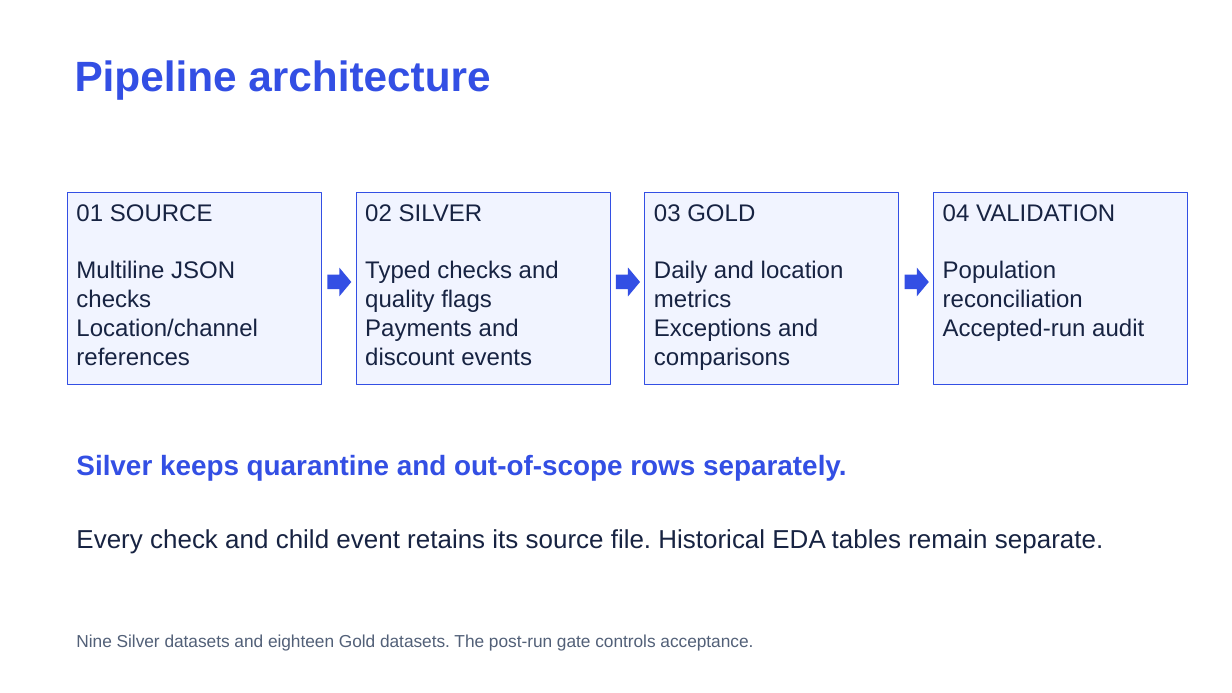
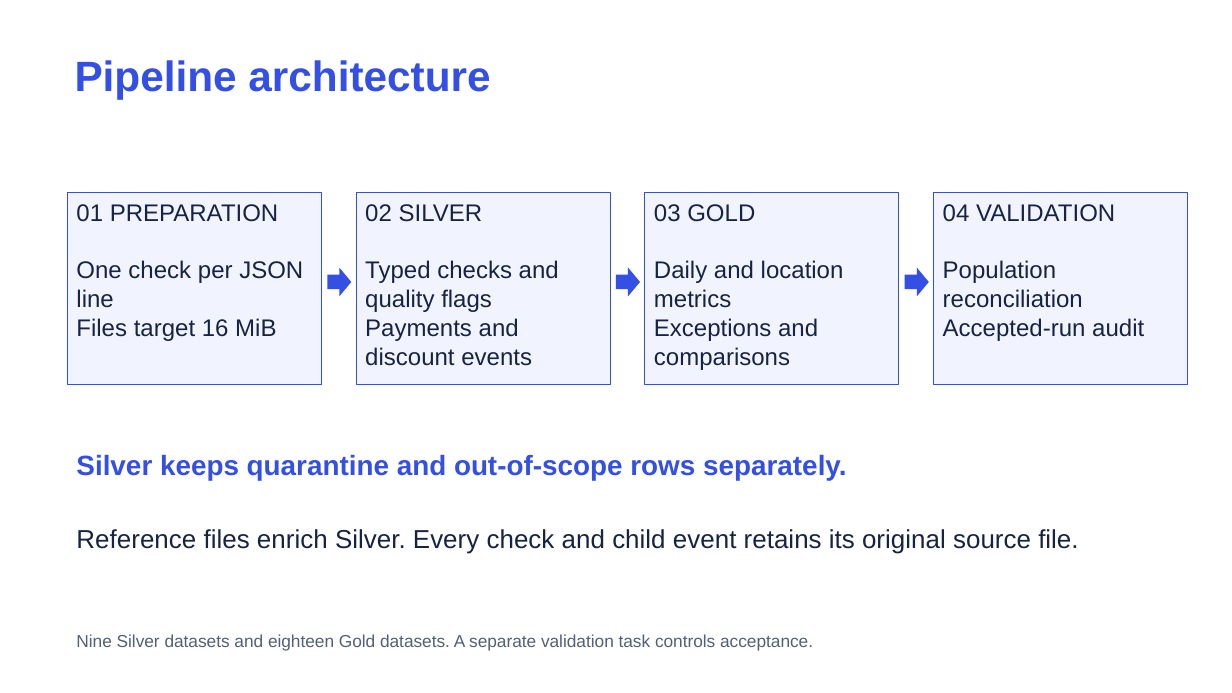
Before and after one commit to brunogcampa/sun-holdings-applebees-fraud-detection, a slide deck: slide 2 of src/transformations/gold/Applebees_Phase2_EN.pptx. Drawn at 1232x693 pixels with LibreOffice and Linux fonts; fonts in the diff are those of the drawing. Boxes give left, top, right and bottom in pixels: in the first picture for what was removed or moved away, otherwise in the second. Text is boxed around its words. In the diff, an @@ line names an element or a change of style, - is before the commit and + after.

```diff
--- a/src/transformations/gold/Applebees_Phase2_EN.pptx
+++ b/src/transformations/gold/Applebees_Phase2_EN.pptx
@@ text in rectangle at (x1=76, y1=204, x2=303, y2=341): text changed @@
-01 SOURCE
-Multiline JSON checks
-Location/channel references
+01 PREPARATION
+One check per JSON line
+Files target 16 MiB
@@ text at (x1=76, y1=529, x2=1078, y2=554): text changed @@
-Every check and child event retains its source file. Historical EDA tables remain separate.
+Reference files enrich Silver. Every check and child event retains its original source file.
@@ text at (x1=76, y1=634, x2=813, y2=651): text changed @@
-Nine Silver datasets and eighteen Gold datasets. The post-run gate controls acceptance.
+Nine Silver datasets and eighteen Gold datasets. A separate validation task controls acceptance.
```
Also in this commit, not shown: 5 other slides changed, 2 slides added, 2 slides removed, 14 other files.
